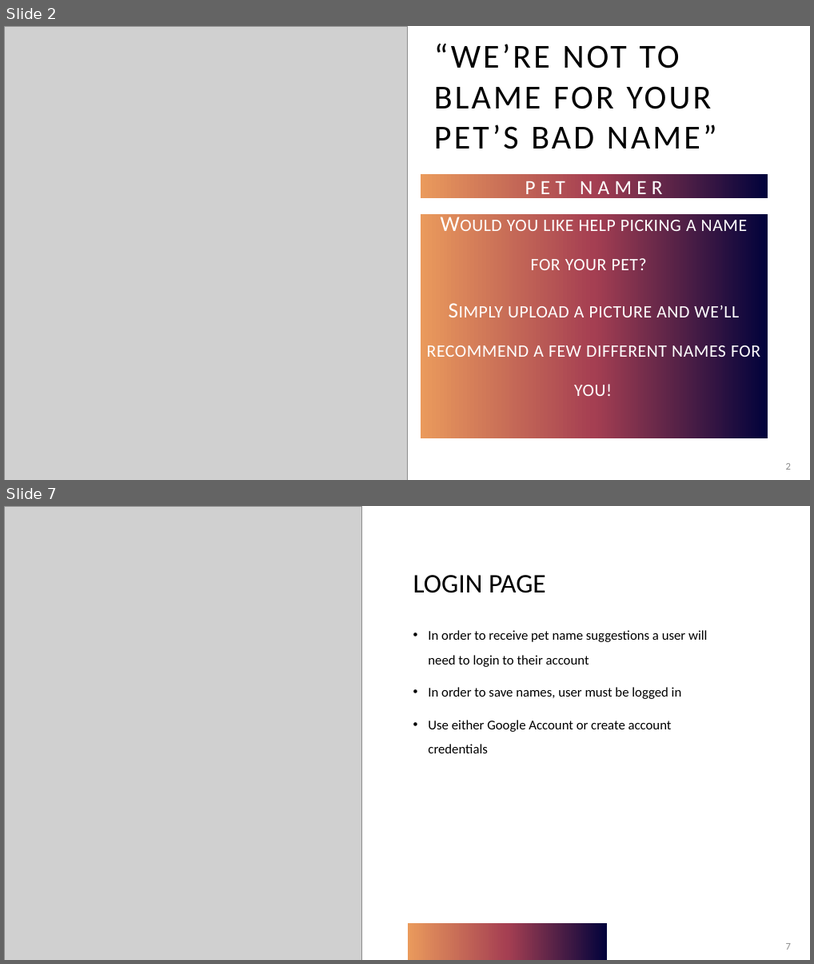
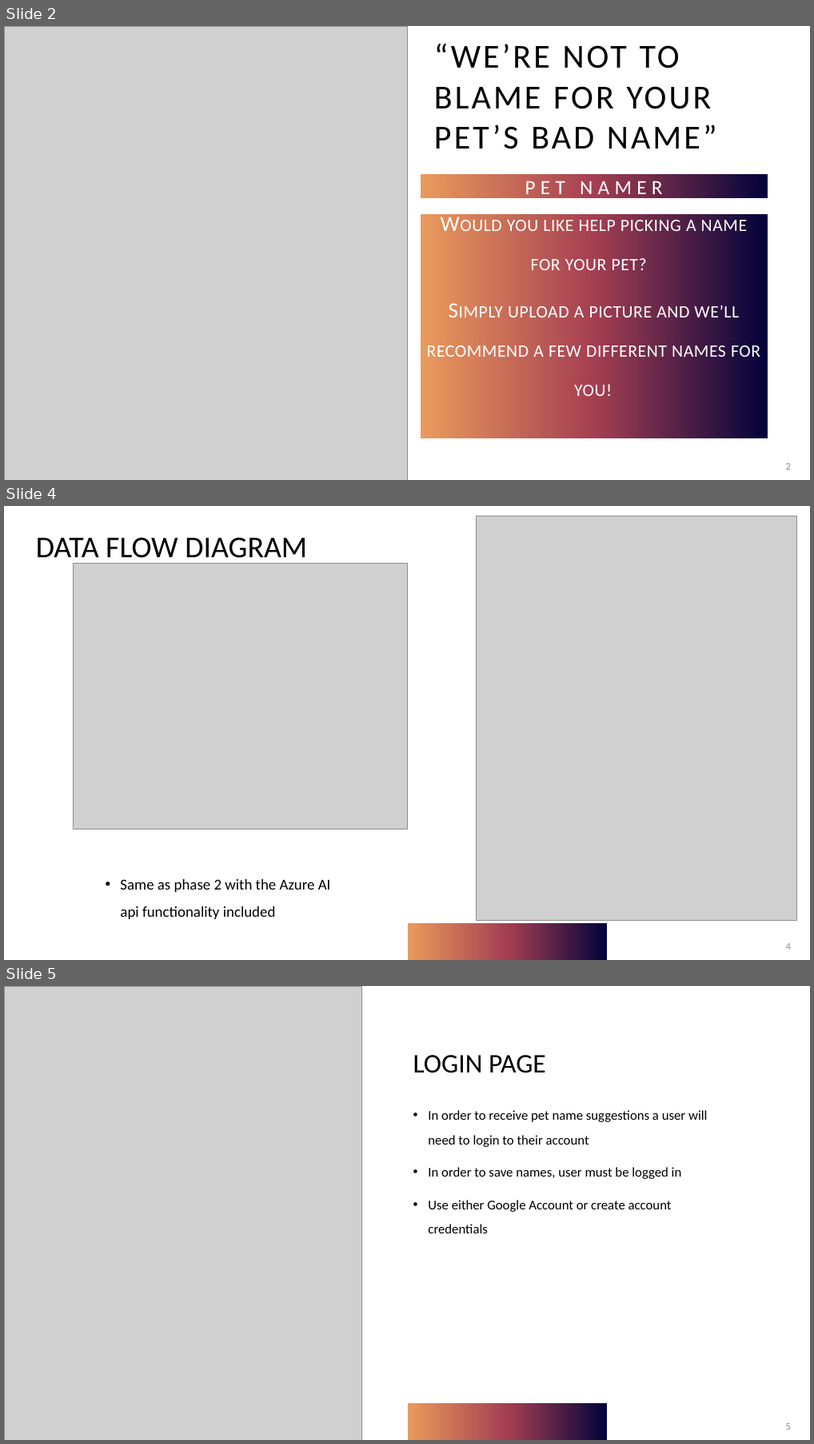
Before and after one commit to adriaonline/CPT200SP24-Team1, a slide deck: Phase 3 Docs/Phase 3 - Presentation.pptx. Shown one above the other, each under a label of ours: slides 2 and 7 before the commit, slides 2, 4 and 5 after it; the slides between them are not shown. The pictures are 814x964 and 814x1444 pixels, drawn with LibreOffice and Linux fonts; fonts in the diff are those of the drawing; grey boxes stand for pictures. Boxes give left, top, right and bottom in pixels: in the first picture for what was removed or moved away, otherwise in the second. Text is boxed around its words. In the diff, an @@ line names an element or a change of style, - is before the commit and + after.

```diff
--- a/Phase 3 Docs/Phase 3 - Presentation.pptx
+++ b/Phase 3 Docs/Phase 3 - Presentation.pptx
@@ slide 4 added at [4, 506, 810, 960], background #FFFFFF; not listed: 1 template element that a slide beside it also shows @@
@@ picture added at [477, 516, 797, 920] @@
@@ text added at [36, 537, 307, 564], 36 pt, text #000000 @@
+DATA FLOW DIAGRAM
@@ picture added at [74, 563, 407, 828] @@
@@ text added at [120, 879, 331, 919], 18 pt, text #000000 @@
+• Same as phase 2 with the Azure AI api functionality included
@@ page number added at [786, 943, 791, 949], 12 pt, text #8C8C8C @@
+4
@@ what was slide 7 is now slide 5 @@
@@ page number at [786, 1423, 791, 1429]: text changed @@
-7
+5
```
Also in this commit, not shown: 2 slides changed, 2 other slides added.
